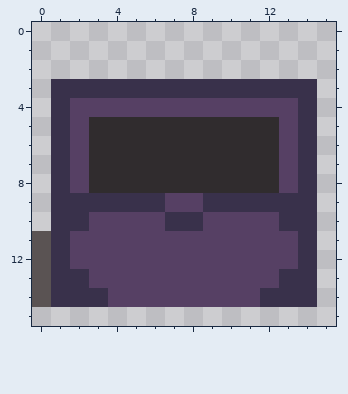
File history of a pixel-art sprite, res/used-chest.png. The picture above was drawn from the file before the commit.
The file is 16x16 pixels.
New version:
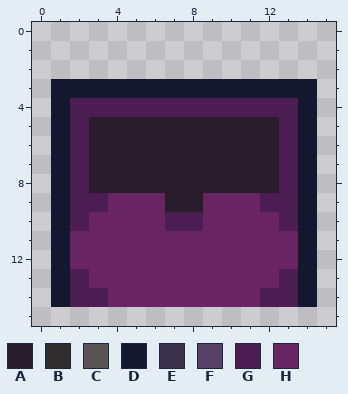
Palette (. is transparent): A #291d2b  B #302c2e  C #5a5353  D #14182e  E #39314b  F #564064  G #4b1d52  H #692464
The edit:
Changed rows in their new state; - is an unchanged pixel.
first column x 0:
 3 -DDDDDDDDDDDDDD
 4 -DGGGGGGGGGGGGD
 5 -DGAAAAAAAAAAGD
 6 -DGAAAAAAAAAAGD
 7 -DGAAAAAAAAAAGD
 8 -DGAAAAAAAAAAGD
 9 -DGGHHHAAHHHGGD
10 -DGHHHHGGHHHHGD
11 .DHHHHHHHHHHHHD
12 .DHHHHHHHHHHHHD
13 .DGHHHHHHHHHHGD
14 .DGGHHHHHHHHGGD
Where, in picture pixels (left, top, right, bottom), the same in both pictures:
changed: (32, 79, 317, 307)
